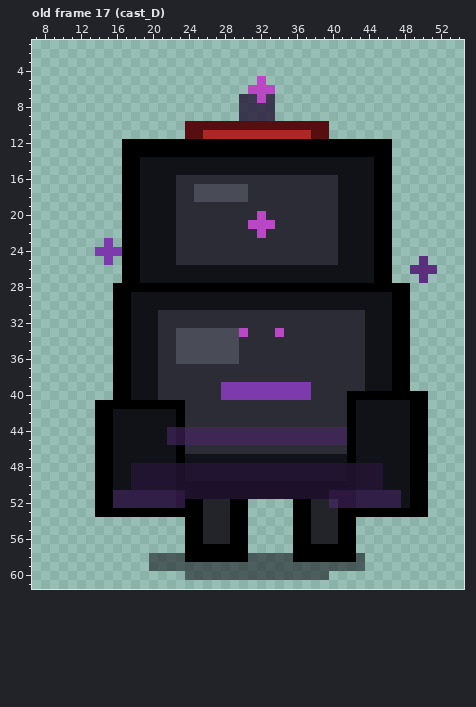
Edited in one commit: pixel-art file (assets/source/aseprite/character/shadow_weaver/char_shadow_weaver_base.aseprite). This is how it looked before the edit.
64x64 pixels, 150 frames. Colours within 5 levels of each other are drawn and written as one. Shown: old frame 17 (cast_D): x 7..54, y 1..61. The commit also changed other frames, which this record leaves out.
New version:
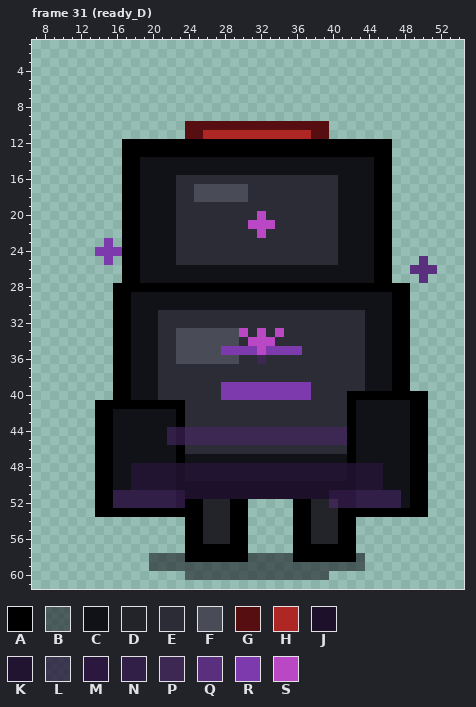
Palette (. is transparent): A #000000  B #08070d84  C #111218  D #23232a  E #2b2c36  F #494b56  G #560e10  H #ae2724  J #1c102a  K #201430  L #241436c8  M #2c183f  N #321f48  P #3c2853  Q #5a307e  R #7c3aad  S #ba48c4
A new or re-ordered frame is compared with the old frame closest to it.
From old to new:
frames 150 -> 200
--- frame 31 (ready_D) is new; against old frame 17 (cast_D), layers "accent", "shadow_veil"
@@ x 28..35 @@
  4 ........
- 5 ....S...
- 6 ...SSS..
- 7 ..LLSL..
- 8 ..LLLL..
- 9 ..LLLL..
+ 5 ........
+ 6 ........
+ 7 ........
+ 8 ........
+ 9 ........
 10 GGGGGGGG
@@ x 26..38 @@
 32 EEEEEEEEEEEEE
-33 FFFFSEEESEEEE
-34 FFFFEEEEEEEEE
-35 FFFFEEEEEEEEE
-36 FFFFEEEEEEEEE
+33 FFFFSESESEEEE
+34 FFFFESSSEEEEE
+35 FFRRRRSRRRREE
+36 FFFFEEPEEEEEE
 37 EEEEEEEEEEEEE
Changed places in both pictures, as pixel boxes (x1, y1, x2, y2):
erased: (239, 76, 275, 121)
changed: (221, 328, 302, 364)
